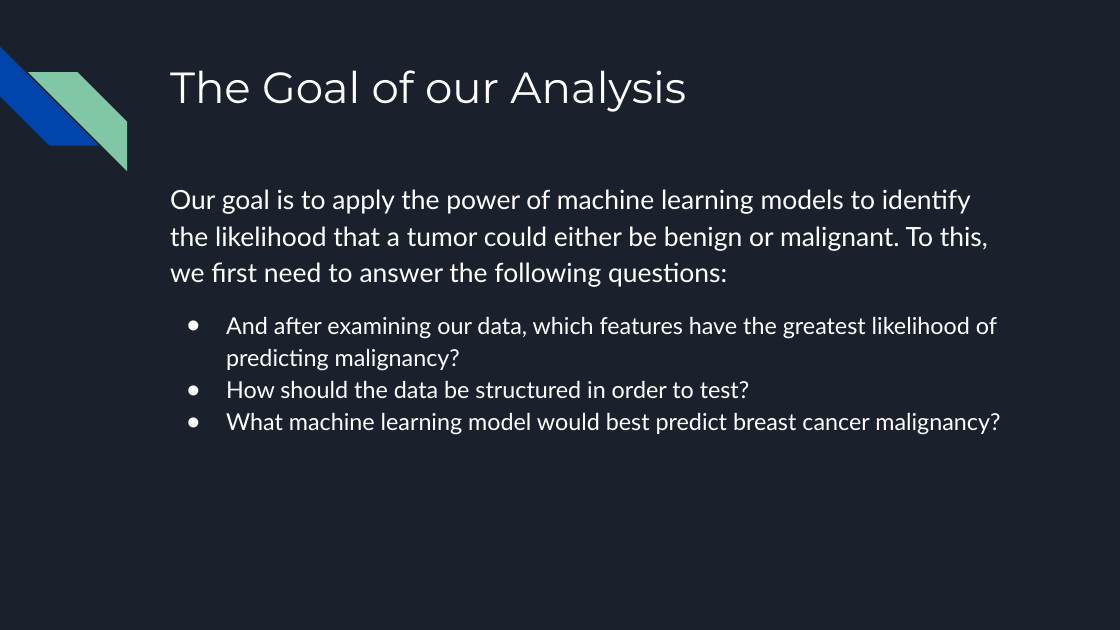
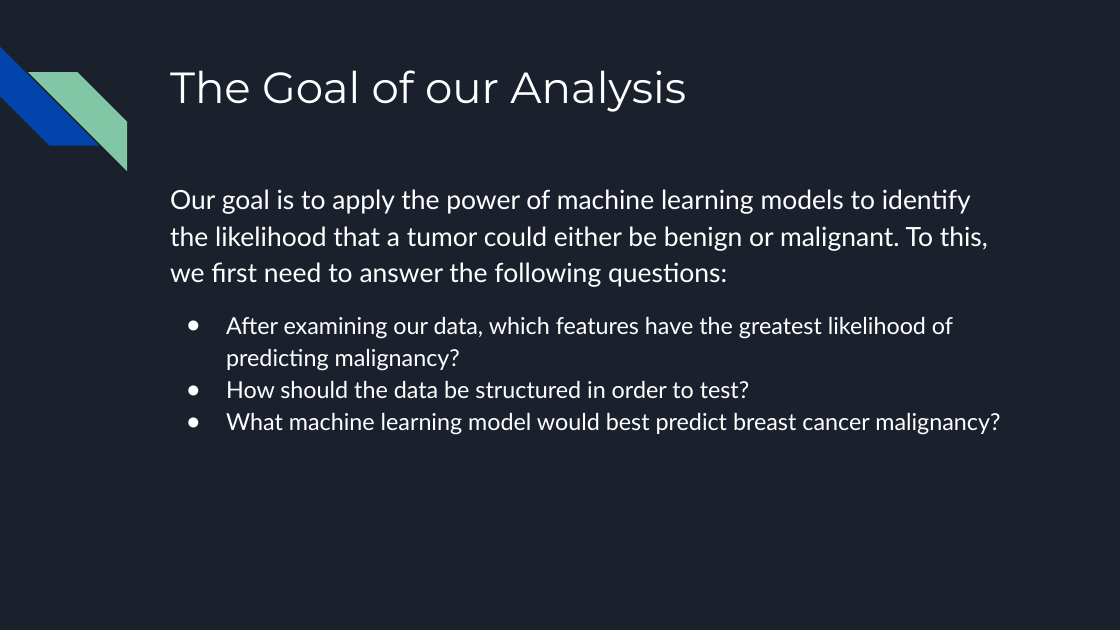
Before and after one commit to brojas12/Group_Project_4, a slide deck: slide 5 of Predicting the Presence of Cancer in Breast Cancer Cells.pptx. Drawn at 1120x630 pixels with LibreOffice and Linux fonts; fonts in the diff are those of the drawing. Boxes give left, top, right and bottom in pixels: in the first picture for what was removed or moved away, otherwise in the second. Text is boxed around its words. In the diff, an @@ line names an element or a change of style, - is before the commit and + after.

```diff
--- a/Predicting the Presence of Cancer in Breast Cancer Cells.pptx
+++ b/Predicting the Presence of Cancer in Breast Cancer Cells.pptx
@@ text at [226,317,953,371]: text changed @@
-● And after examining our data, which features have the greatest likelihood of predicting malignancy?
+● After examining our data, which features have the greatest likelihood of predicting malignancy?
```
Also in this commit, not shown: 4 other slides changed, 2 slides added.
